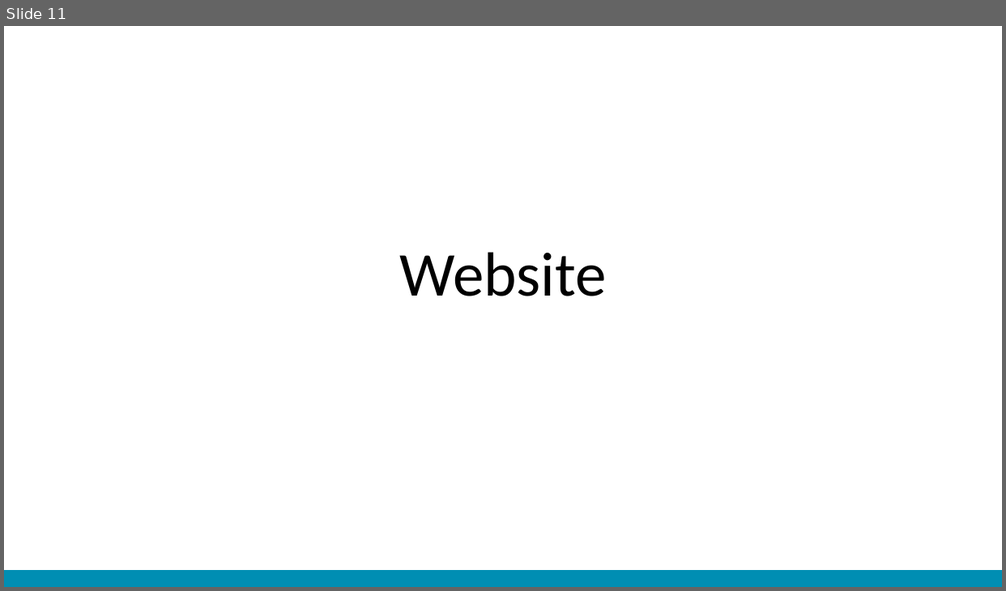
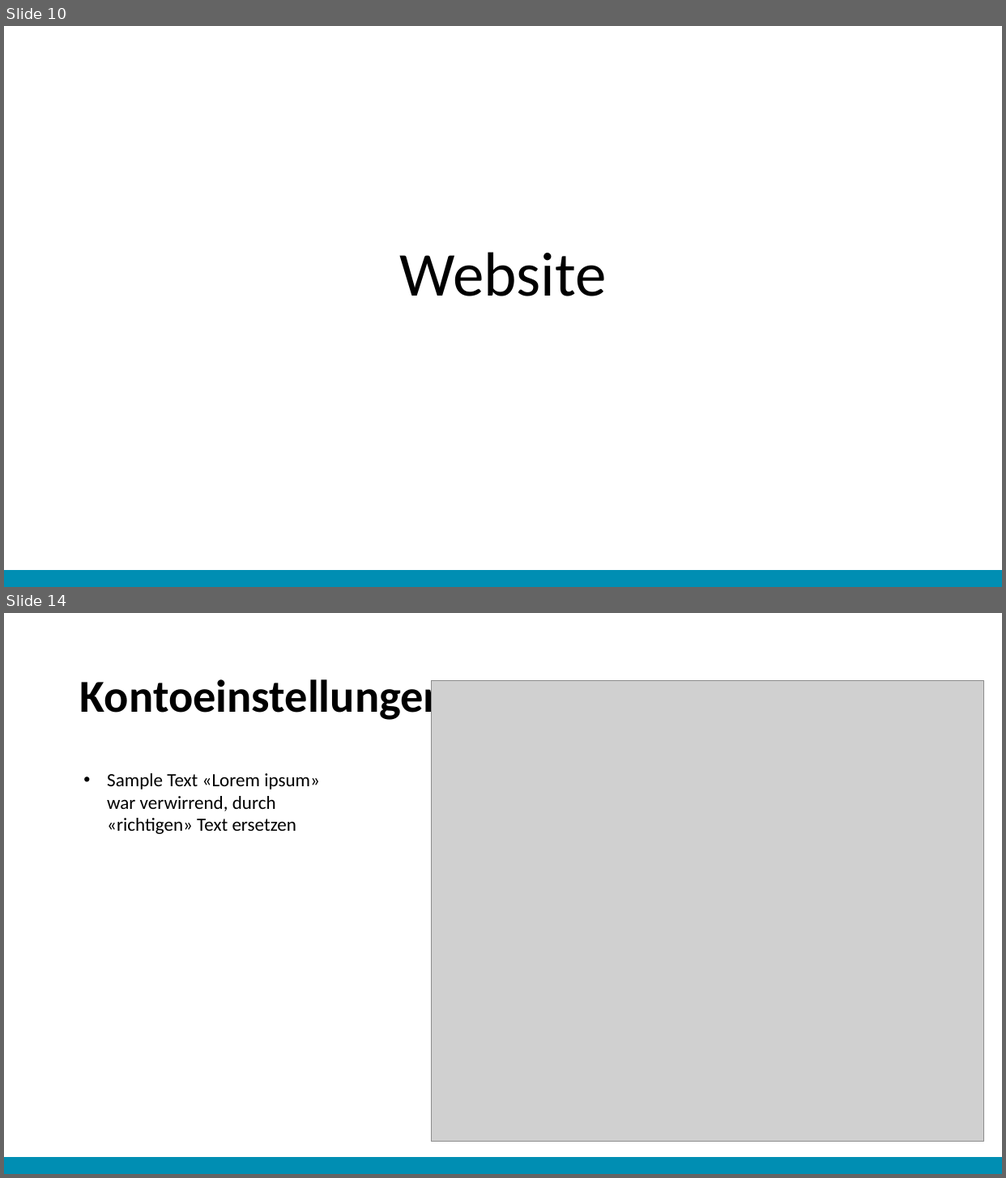
Before and after one commit to christopherchristensen/summaries, a slide deck: usab/Abschlusspräsentation.pptx. Shown one above the other, each under a label of ours: slide 11 before the commit, slides 10 and 14 after it; the slides between them are not shown. The pictures are 1006x591 and 1006x1178 pixels, drawn with LibreOffice and Linux fonts; fonts in the diff are those of the drawing; grey boxes stand for pictures. Boxes give left, top, right and bottom in pixels: in the first picture for what was removed or moved away, otherwise in the second. Text is boxed around its words. In the diff, an @@ line names an element or a change of style, - is before the commit and + after.

```diff
--- a/usab/Abschlusspräsentation.pptx
+++ b/usab/Abschlusspräsentation.pptx
@@ slide 14 added at <box>4,613,1002,1174</box>, background #FFFFFF @@
@@ title added at <box>80,679,448,722</box>, 44 pt, text #000000, bold @@
+Kontoeinstellungen
@@ picture added at <box>432,680,984,1142</box> @@
@@ text added at <box>107,773,320,834</box>, 18 pt, text #000000 @@
+• Sample Text «Lorem ipsum» war verwirrend, durch «richtigen» Text ersetzen
@@ rectangle added at <box>4,1158,1002,1174</box>, fill #008EB3 @@
@@ what was slide 11 is now slide 10 @@
```
Also in this commit, not shown: 3 slides changed, 7 other slides added, 6 slides removed, 1 other file.
